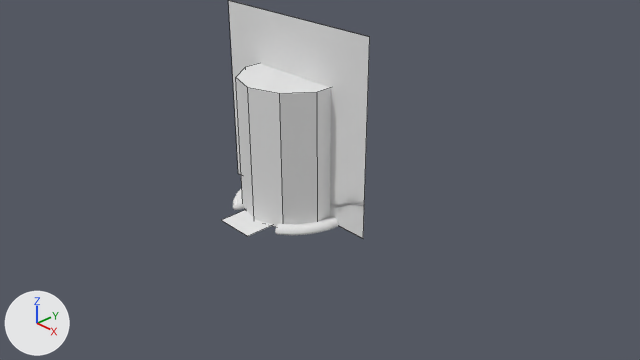
A saved change to the Blender file tt1.blend.
Camera for both pictures: the file's camera 'Camera'. Every picture has the same lights, and +X, +Y and +Z are marked at lower left. Mesh edges are drawn as thin lines on the coarser meshes.

The older version as bpy lines, for what is in view:
```python
me_cylinder_006 = bpy.data.meshes.new('Cylinder.006')
me_cylinder_006.from_pydata(...)  # 264 vertices, 328 faces; spans x -1.0..1.0, y -0.84..1.0, z 0.0..0.1
me_cylinder_006.polygons.foreach_set('use_smooth', [True] * 328)
me_cylinder_006.materials.append(mat_base)  # its picture is missing
me_cylinder_007 = bpy.data.meshes.new('Cylinder.007')
me_cylinder_007.from_pydata(...)  # a 10-sided cylinder along z spanning x -0.95..0.95, y -1.0..1.0, z -1.0..1.14
me_plane_004 = bpy.data.meshes.new('Plane.004')
me_plane_004.from_pydata([(-1.0, 0.0, 0.0), (1.0, 0.0, 0.0), (-1.0, 2.0, 0.0), (1.0, 2.0, 0.0)], [], [(0, 1, 3, 2)])
me_plane_004.materials.append(mat_base)  # its picture is missing
ob_0base = bpy.data.objects.new('0BASE', me_cylinder_006)
ob_0base.location = (0.0, 0.0, 0.0)
ob_1back = bpy.data.objects.new('1BACK', me_plane_004)
ob_1back.parent = ob_0base
ob_1back.location = (0.0, 0.0, 0.0)
ob_1back.rotation_euler = (1.571, 0.0, 3.142)  # degrees (90, 0, 180)
ob_1back.scale = (1.5, 1.5, 1.5)
ob_cylinder = bpy.data.objects.new('Cylinder', me_cylinder_007)
ob_cylinder.location = (0.0, 0.0, 1.0)
ob_cylinder.scale = (0.84, 0.84, 1.0)
# also in view: '0BASE_ICON' at (0.0, -0.89, 0.03); '0FRONT' at (0.0, 0.0, 1.5)
```
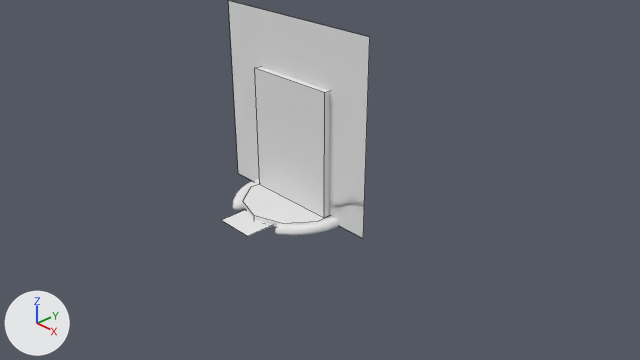
The change in detail:
me_cylinder_007 has 20 vertices, 12 faces and spans x -0.95..0.95, y -1.0..1.0, z -1.0..1.14.
me_cylinder_007 is used by ob_cylinder; location (0.0, 0.0, 1.0); scale (0.84, 0.84, 1.0).
me_cylinder_007 part 1: the whole mesh is scaled about its middle by (1, 1, 0.0435), then moved by (0.0, 0.0, -1.03).
Mesh me_cube is new.
It is a box spanning x -1.0..1.0, y -1.0..1.0, z -1.0..1.0.
Object 'Cube' (ob_cube) is new; it shows me_cube.
Its location is (0.0, 0.0, 1.09).
Its scale is (0.776, 0.1, 1.0).

Changed parts and their boxes [x1, y1, x2, y2] in the pictures (640 x 360 px):
'Cylinder', mesh rescaled: before [236, 63, 331, 227]; after [243, 183, 330, 227]
'Cube', added: after [255, 67, 330, 217]
